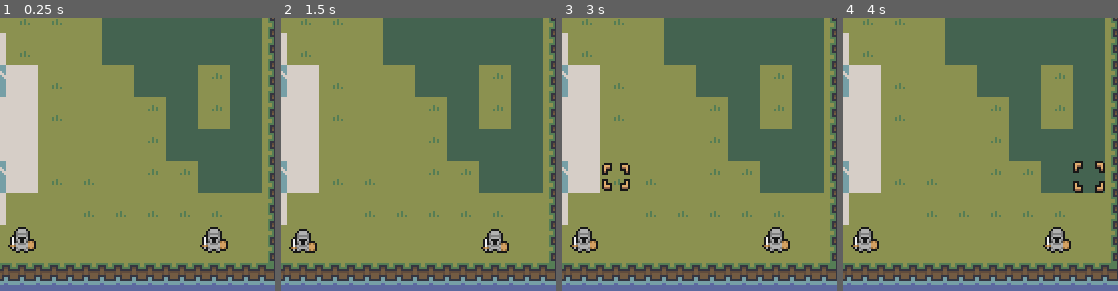
Above: before the commit, frames 1-4 (left to right).
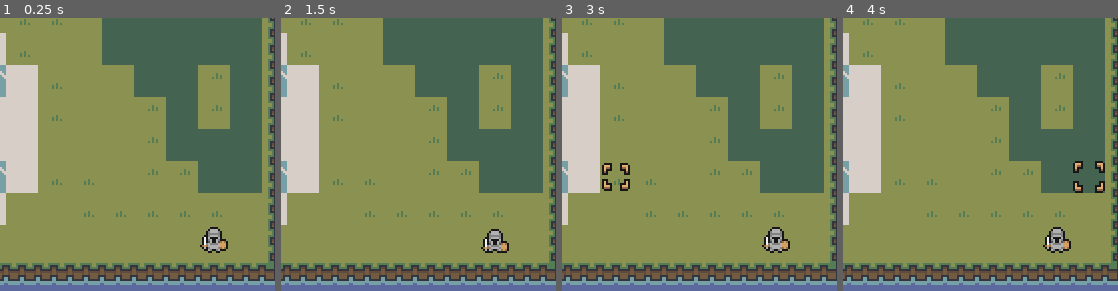
Above: after the commit, the same moments.

Repository: Dz373/Tactical-RPG
Game: Godot game, scene res://board.tscn
Two runs of this game, one before a commit and one after it. Both use one fixed random seed, a clock stepped at 60 frames per second and the inputs below.
Inputs (mouse positions are % of the whole screen's width and height, from its top left):
- Up to frame 1 (0.25 s): no input
- Up to frame 2 (1.5 s): tap Enter (ui_accept) at 0.5, 0.77 s; move the mouse to (84, 53) at 0.52 s; press the mouse at (84, 53) at 0.53 s; hold D (right) 0.53-1.28 s; move the mouse to (35, 64) at 1.27 s; release the mouse at (35, 64) at 1.28 s; hold Down (down) from 1.28 s (still down); click (35, 64) at 1.35 s
- Up to frame 3 (3 s): tap Enter (ui_accept) at 1.52, 2.75 s; move the mouse to (70, 33) at 2.02 s; release Down (down) at 2.03 s; press the mouse at (70, 33) at 2.03 s; hold D (right) 2.03-2.78 s; move the mouse to (52, 82) at 2.77 s; release the mouse at (52, 82) at 2.78 s; hold Up (ui_up) from 2.78 s (still down); click (52, 82) at 2.85 s
- Up to frame 4 (4 s): tap Enter (ui_accept) at 3.02, 3.77 s; move the mouse to (93, 76) at 3.52 s; release Up (ui_up) at 3.53 s; press the mouse at (93, 76) at 3.53 s; hold A (left) from 3.53 s (still down)
The pictures show only the part of the screen within x 45-95%, y 50-100%; the shares and areas given below are measured in that part.

The runs differ from the first frame. In frame 1, 0.7% of the frame differs, in the area x 2-14%, y 76-87%; in frame 2, 0.6%; in frame 3, 0.7%; in frame 4, 0.7%.

Commit message:
enemy moves towards closest unit

Diff:
--- a/Board/GameBoard.gd
+++ b/Board/GameBoard.gd
@@ -69,10 +69,10 @@
 
 func _process(_delta: float) -> void:
 	if finish_turn():
-		reinitialize()
 		turn+=1
 		print("end player turn")
 		enemy_turn()
+		reinitialize()
 
 func finish_turn()->bool:
 	for unit in player_units:
@@ -247,7 +247,7 @@
 	attack_cells=get_attackable_cells(active_unit)
 	unit_overlay.draw_move_range(walkable_cells)
 	unit_overlay.draw_attack_range(attack_cells)
-	unit_path.initialize(walkable_cells)
+	unit_path.initialize(walkable_cells,1)
 
 ## Deselects the active unit, clearing the cells overlay and interactive path drawing.
 func deselect_active_unit() -> void:
@@ -308,7 +308,16 @@
 
 func enemy_turn():
 	for unit in enemy_units:
-		print(find_target_unit(unit))
+		active_unit=unit
+		var target=find_target_unit(unit)
+		var unit_range = get_walkable_cells(unit)
+		unit_path.initialize(unit_range, 2)
+		var move_point = find_move_point(target.cell, unit_range)
+
+		active_unit.walk_along(unit_path.calculate_point_path(unit.cell,move_point))
+
+		unit_path.stop()
+		active_unit=null
 
 func find_target_unit(current_unit: Unit)->Unit:
 	#find closest player
@@ -321,6 +330,16 @@
 			closest=distance
 	return closest_unit
 
+func find_move_point(cell:Vector2, unit_range:Array)->Vector2:
+	var path = unit_path.calculate_point_path(active_unit.cell,cell)
+	var prev_point = path[0]
+	for point in path:
+		if point in unit_range:
+			prev_point = point
+			continue
+		return prev_point
+	return cell
+
 func find_distance(unit1:Unit, unit2:Unit)->int:
 	var distance = (unit1.cell - unit2.cell).abs()
 	return distance.x+distance.y
--- a/Units/Unit.gd
+++ b/Units/Unit.gd
@@ -44,6 +44,10 @@
 		if value <= 0:
 			print(str(name) + " defeated")
 			get_parent().units.erase(cell)
+			if team==1:
+				get_parent().player_units.erase(self)
+			elif team==2:
+				get_parent().enemy_units.erase(self)
 			queue_free()
 		hp = value
 var atk
--- a/Units/UnitPath.gd
+++ b/Units/UnitPath.gd
@@ -10,7 +10,7 @@
 
 ## Creates a new PathFinder that uses the AStar algorithm to find a path between two cells among
 ## the `walkable_cells`.
-func initialize(walkable_cells: Array) -> void:
+func initialize(walkable_cells: Array, team:int) -> void:
 	astar = AStarGrid2D.new()
 	astar.region = Rect2i(Vector2.ZERO,grid.size)
 	astar.cell_size = grid.cell_size
@@ -21,7 +21,7 @@
 
 	for y in grid.size.y:
 		for x in grid.size.x:
-			if not walkable_cells.has(Vector2(x,y)):
+			if not walkable_cells.has(Vector2(x,y)) and team==1:
 				astar.set_point_solid(Vector2(x,y))
 				continue
 			if terrain.terrain_cost(Vector2(x,y))!=1:
@@ -39,6 +39,4 @@
 	clear()
 
 func calculate_point_path(start: Vector2, end: Vector2) -> PackedVector2Array:
-	# With an AStarGrid2D, we only need to call get_id_path to return
-	#	the expected array
 	return astar.get_id_path(start,end)
--- a/board.tscn
+++ b/board.tscn
@@ -853,17 +853,9 @@
 
 [node name="UnitPath" parent="GameBoard" instance=ExtResource("8_pv6xv")]
 
-[node name="Unit" parent="GameBoard" instance=ExtResource("12_ddttq")]
+[node name="Unit1" parent="GameBoard" instance=ExtResource("12_ddttq")]
 position = Vector2(232, 248)
-move_range = 4
 move_speed = 5
-stats = ExtResource("11_sjm0f")
-class_type = ExtResource("12_g5gwo")
-
-[node name="Unit2" parent="GameBoard" instance=ExtResource("12_ddttq")]
-position = Vector2(136, 248)
-move_speed = 5
-max_range = 2
 stats = ExtResource("11_sjm0f")
 class_type = ExtResource("12_g5gwo")
 
